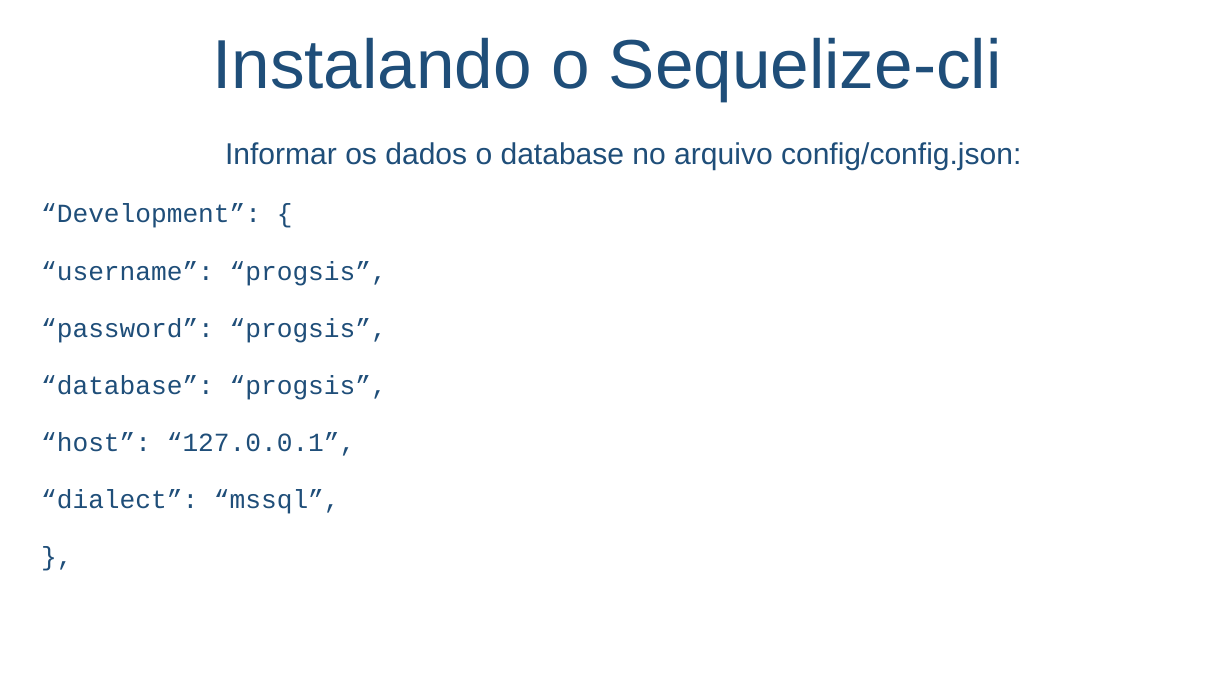
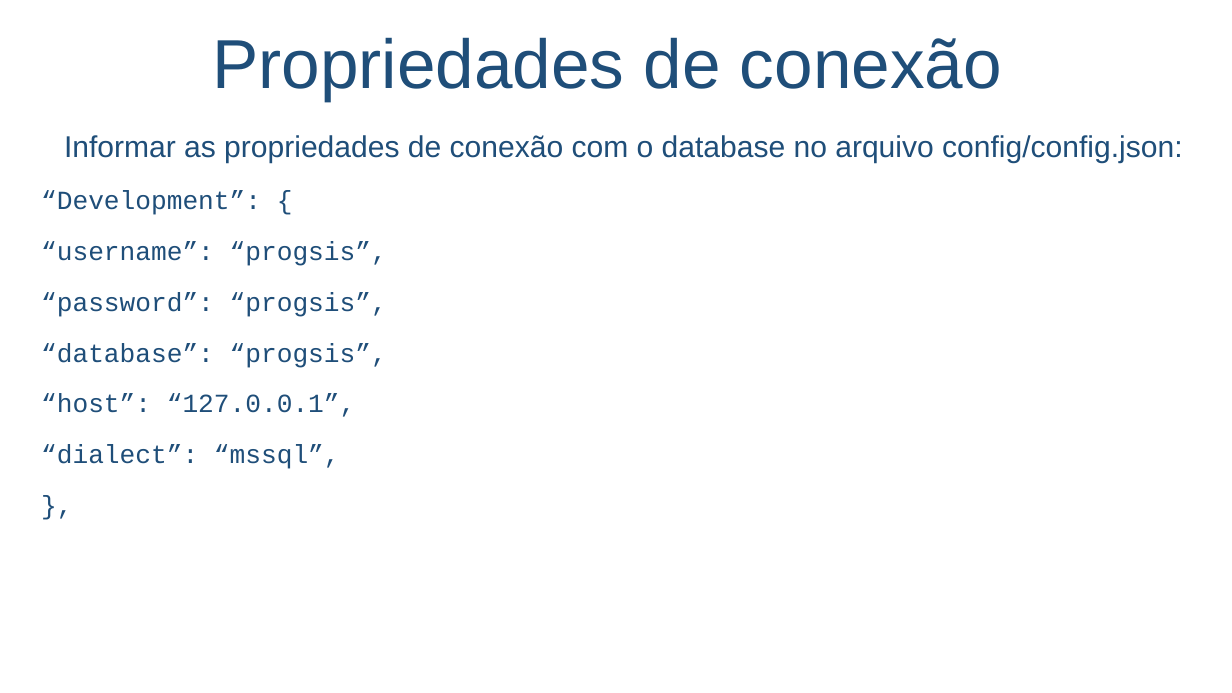
Before and after one commit to salmo-jr/public-slides, a slide deck: slide 42 of node-js.pptx (slide 40 before the commit). Drawn at 1232x693 pixels with LibreOffice and Linux fonts; fonts in the diff are those of the drawing; background and template pictures are left out. Boxes give left, top, right and bottom in pixels: in the first picture for what was removed or moved away, otherwise in the second. Text is boxed around its words. In the diff, an @@ line names an element or a change of style, - is before the commit and + after.

Commit message:
conexão com o SQL Server

```diff
--- a/node-js.pptx
+++ b/node-js.pptx
@@ text at <box>212,37,1002,101</box>: text changed @@
-Instalando o Sequelize-cli
+Propriedades de conexão
@@ text at <box>64,135,1182,164</box>: text changed @@
-Informar os dados o database no arquivo config/config.json:
+Informar as propriedades de conexão com o database no arquivo config/config.json:
@@ text at <box>41,191,387,469</box>: line spacing 1 to 0.8 @@
```
Also in this commit, not shown: 7 other slides changed, 4 slides added.
